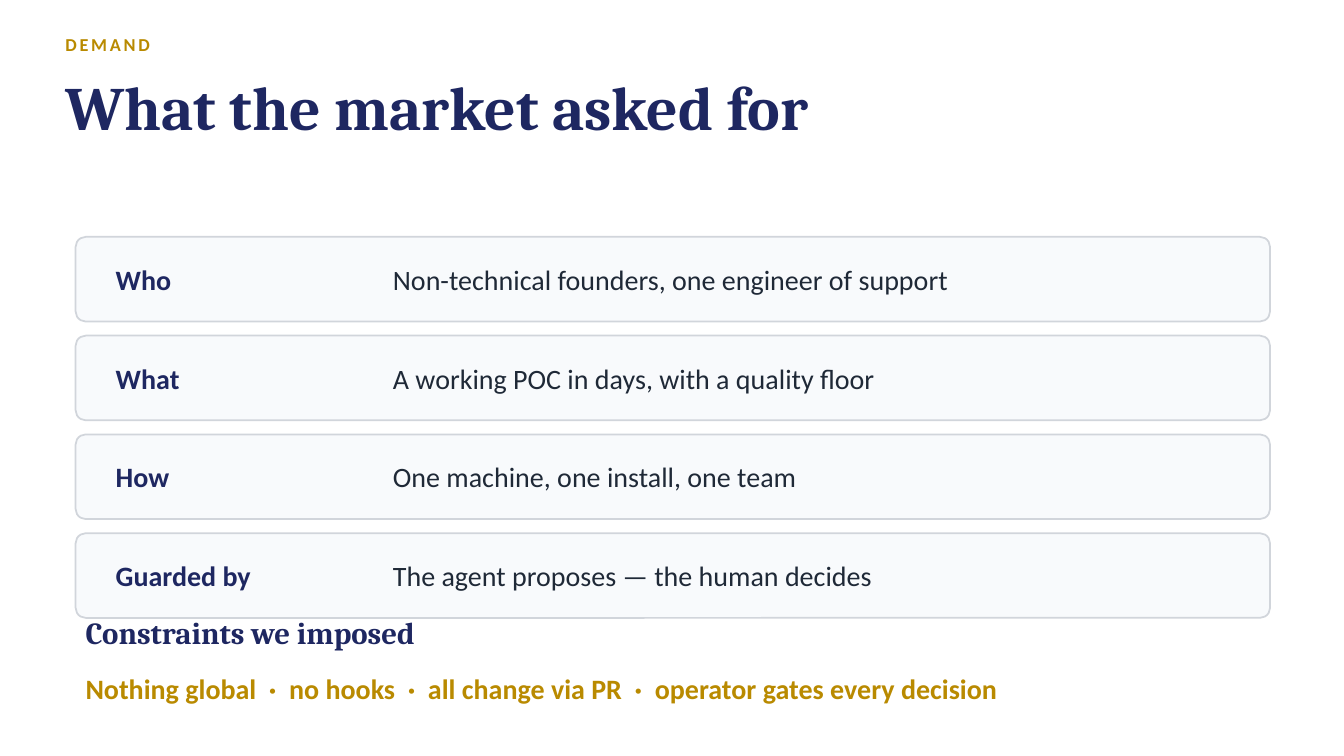
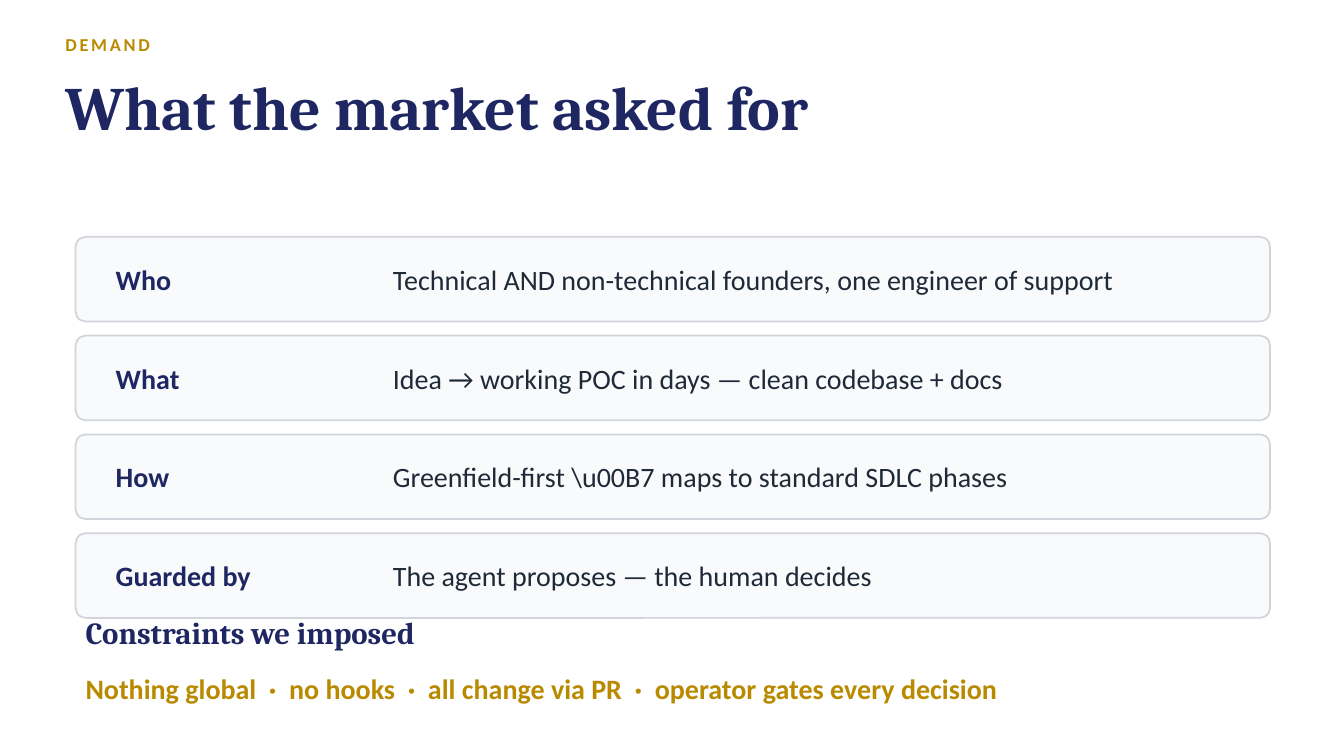
Before and after one commit to trac41799/claude-code-agentic-sdlc, a slide deck: slide 3 of docs/slides/Agentic-SDLC-Tech-Audience.pptx. Drawn at 1344x756 pixels with LibreOffice and Linux fonts; fonts in the diff are those of the drawing. Boxes give left, top, right and bottom in pixels: in the first picture for what was removed or moved away, otherwise in the second. Text is boxed around its words. In the diff, an @@ line names an element or a change of style, - is before the commit and + after.

Commit message:
deck: SDLC cycle slide (large-text, greenfield/brownfield + slash commands), bench kit (brownfield project-agnostic + greenfield runners + task templates), methodology slide, docs

```diff
--- a/docs/slides/Agentic-SDLC-Tech-Audience.pptx
+++ b/docs/slides/Agentic-SDLC-Tech-Audience.pptx
@@ text at bbox=[393, 270, 1113, 295]: text changed @@
-Non-technical founders, one engineer of support
+Technical AND non-technical founders, one engineer of support
@@ text at bbox=[393, 369, 1002, 394]: text changed @@
-A working POC in days, with a quality floor
+Idea → working POC in days — clean codebase + docs
@@ text at bbox=[393, 467, 1007, 492]: text changed @@
-One machine, one install, one team
+Greenfield-first \u00B7 maps to standard SDLC phases
```
Also in this commit, not shown: 1 other slide changed, 2 slides added, 15 other files.
